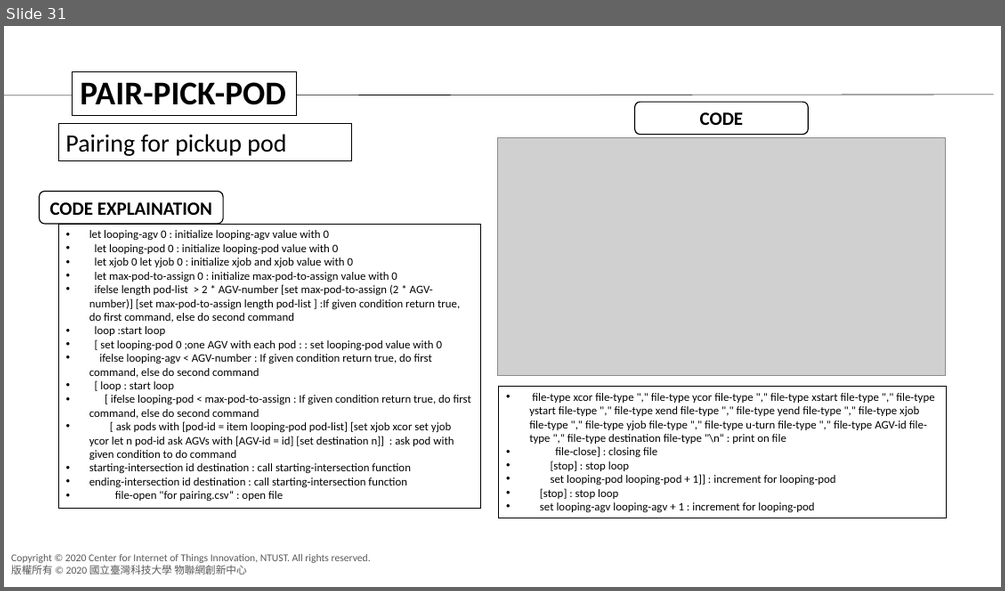
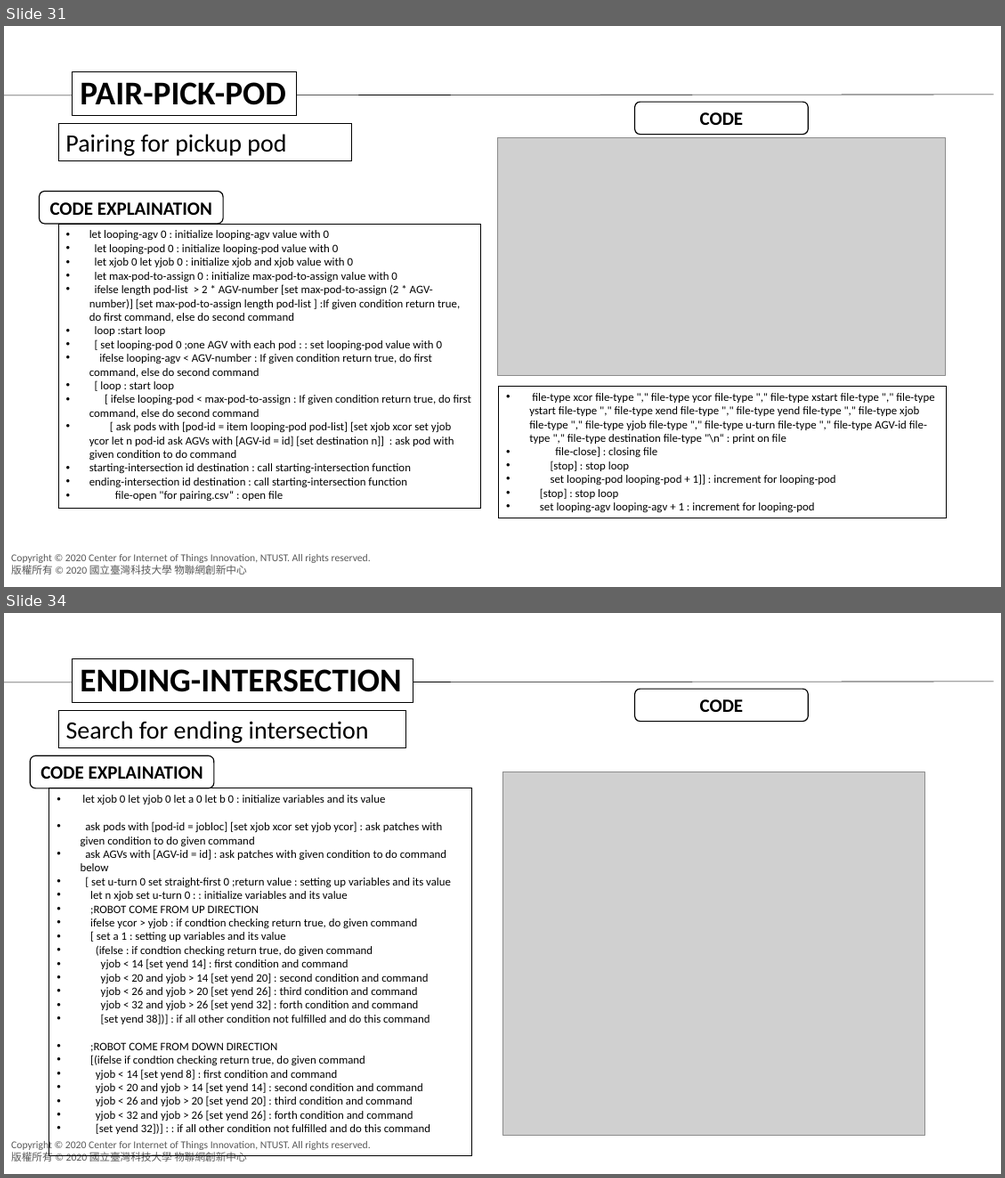
Before and after one commit to agnesyosephine/kiva, a slide deck: Tutorial/Code Learning-Ryanda.pptx. Shown one above the other, each under a label of ours: slide 31 before the commit, slides 31 and 34 after it; the slides between them are not shown. The pictures are 1005x591 and 1005x1178 pixels, drawn with LibreOffice and Linux fonts; fonts in the diff are those of the drawing; grey boxes stand for pictures; background and template pictures are left out. Boxes give left, top, right and bottom in pixels: in the first picture for what was removed or moved away, otherwise in the second. Text is boxed around its words. In the diff, an @@ line names an element or a change of style, - is before the commit and + after.

Commit message:
Second attempt

```diff
--- a/Tutorial/Code Learning-Ryanda.pptx
+++ b/Tutorial/Code Learning-Ryanda.pptx
@@ slide 34 added at (4,613,1001,1174), background #FFFFFF; not listed: 2 template elements that a slide beside it also shows @@
@@ rectangle added at (73,658,413,703), fill #FFFFFF, outline #000000 0.75 pt, 32 pt, text #000000, bold @@
+ENDING-INTERSECTION
@@ line added from (4, 682) to (994, 682), #000000 0.5 pt @@
@@ rounded rectangle added at (635,689,809,722), fill #FFFFFF, outline #000000 1 pt, 18 pt, text #000000, bold @@
+CODE
@@ rectangle added at (58,711,406,748), outline #000000 0.75 pt, 24 pt, text #000000 @@
+Search for ending intersection
@@ rounded rectangle added at (30,755,214,788), fill #FFFFFF, outline #000000 1 pt, 18 pt, text #000000, bold @@
+CODE EXPLAINATION
@@ picture added at (502,771,925,1135) @@
@@ rectangle added at (49,788,472,1155), outline #000000 0.75 pt, 11 pt, text #000000 @@
+• let xjob 0 let yjob 0 let a 0 let b 0 : initialize variables and its value
+• ask pods with [pod-id = jobloc] [set xjob xcor set yjob ycor] : ask patches with given condition to do given command
+• ask AGVs with [AGV-id = id] : ask patches with given condition to do command below
+• [ set u-turn 0 set straight-first 0 ;return value : setting up variables and its value
+• let n xjob set u-turn 0 : : initialize variables and its value
+• ;ROBOT COME FROM UP DIRECTION
+• ifelse ycor > yjob : if condtion checking return true, do given command
+• [ set a 1 : setting up variables and its value
+• (ifelse : if condtion checking return true, do given command
+• yjob < 14 [set yend 14] : first condition and command
+• yjob < 20 and yjob > 14 [set yend 20] : second condition and command
+• yjob < 26 and yjob > 20 [set yend 26] : third condition and command
+• yjob < 32 and yjob > 26 [set yend 32] : forth condition and command
+• [set yend 38])] : if all other condition not fulfilled and do this command
+• ;ROBOT COME FROM DOWN DIRECTION
+• [(ifelse if condtion checking return true, do given command
+• yjob < 14 [set yend 8] : first condition and command
+• yjob < 20 and yjob > 14 [set yend 14] : second condition and command
+• yjob < 26 and yjob > 20 [set yend 20] : third condition and command
+• yjob < 32 and yjob > 26 [set yend 26] : forth condition and command
+• [set yend 32])] : : if all other condition not fulfilled and do this command
```
Also in this commit, not shown: 2 slides changed, 4 other slides added, 3 other files.
